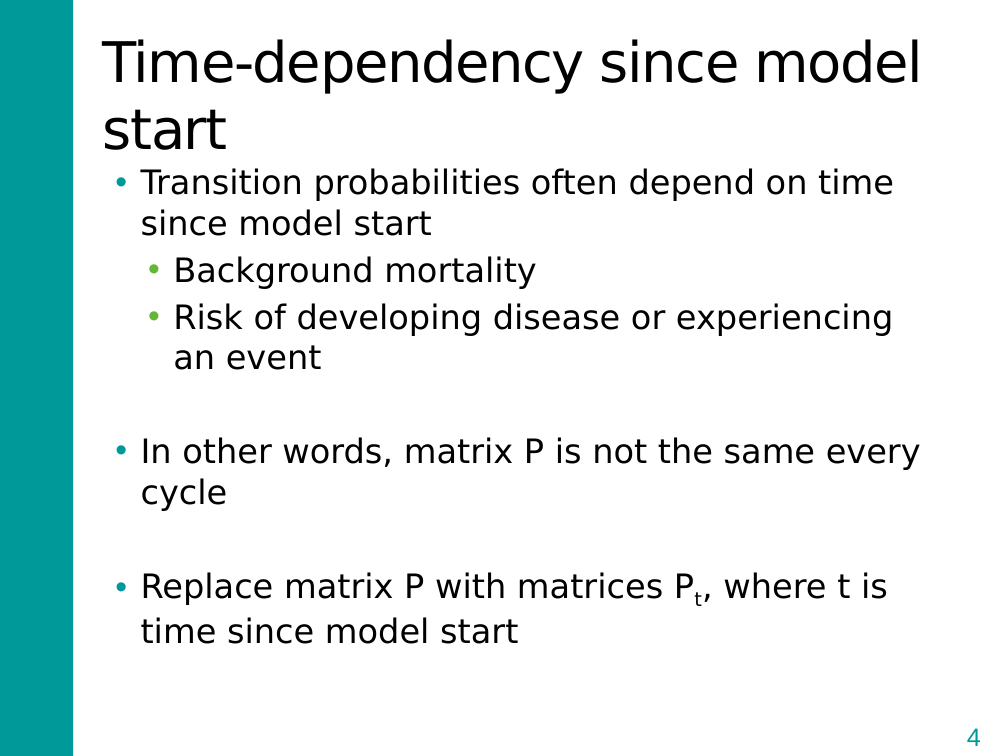
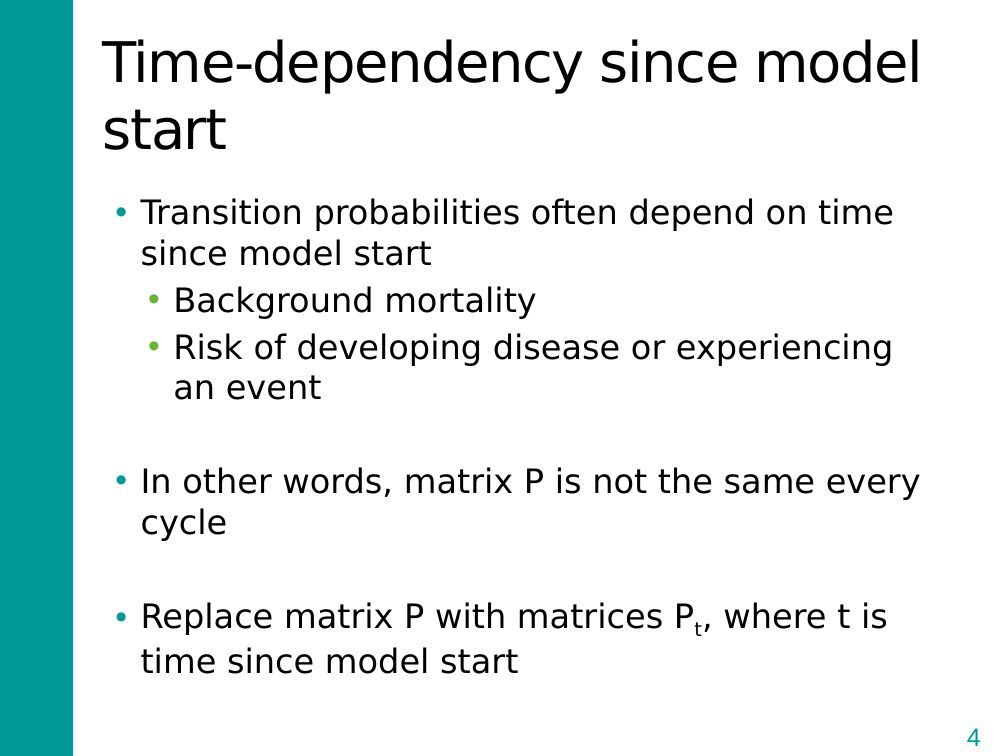
Before and after one commit to DARTH-git/Course-Modularization, a slide deck: slide 4 of Markov models/Slides/Markov Model Variants.pptx. Drawn at 1008x756 pixels with LibreOffice and Linux fonts; fonts in the diff are those of the drawing. Boxes give left, top, right and bottom in pixels: in the first picture for what was removed or moved away, otherwise in the second. Text is boxed around its words. In the diff, an @@ line names an element or a change of style, - is before the commit and + after.

Commit message:
Update the varients from the Markov models

```diff
--- a/Markov models/Slides/Markov Model Variants.pptx
+++ b/Markov models/Slides/Markov Model Variants.pptx
@@ text "Transition probabilities often depend on ...": place and size @@
-text "Transition probabilities often depend on ..." at (141, 168, 921, 644)
+text "Transition probabilities often depend on ..." at (141, 198, 921, 674)
```
Also in this commit, not shown: 1 other slide changed, 1 slide added, 17 other files.
